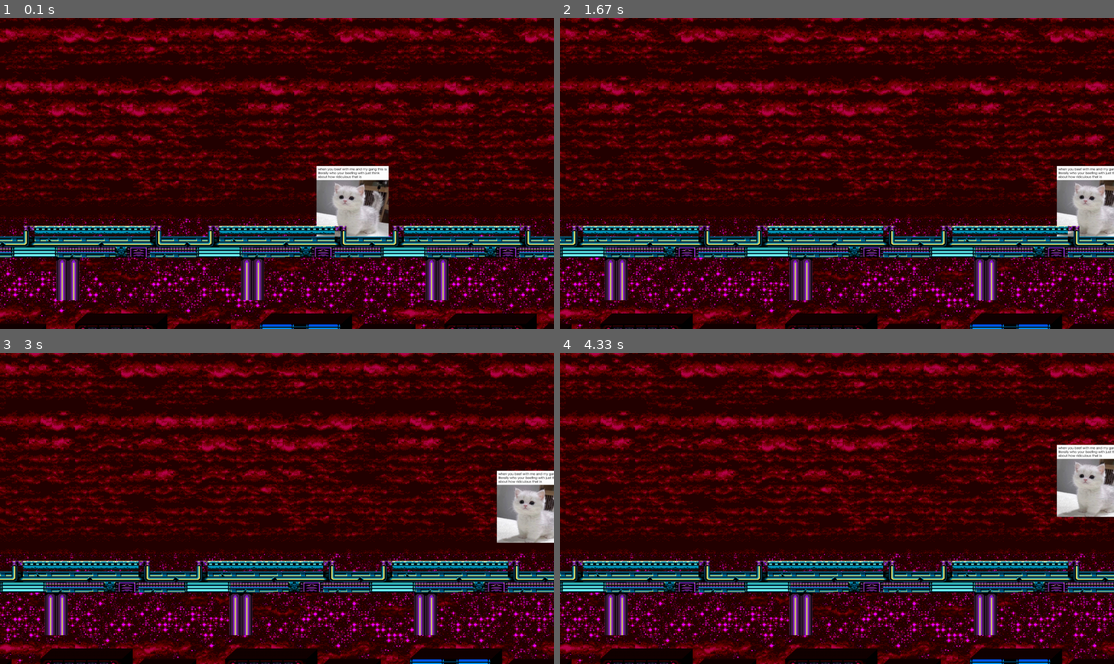
Above: before the commit, frames 1-4 (two rows, left to right).
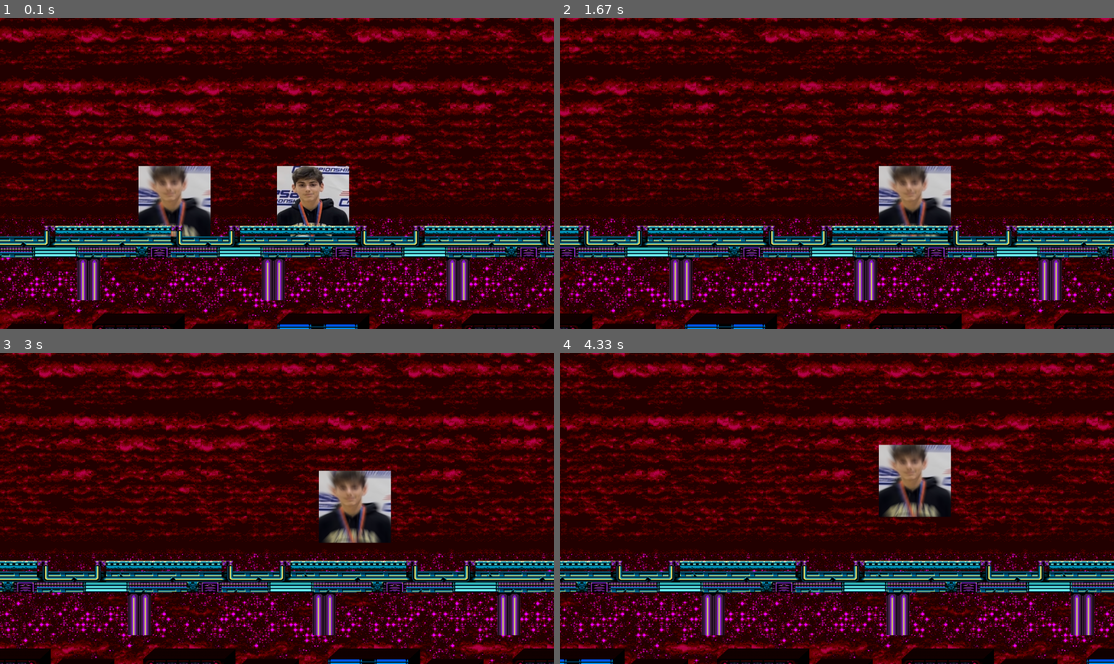
Above: after the commit, the same moments.

Repository: staten-island-tech/oop-adventures-j-a-m-squad
Game: pygame game, started from Stardust Speedway Zone.py
Two runs of this game, one before a commit and one after it. Both use one fixed random seed, a clock stepped at 60 frames per second and the inputs below.
Inputs:
- Up to frame 1 (0.1 s): no input
- Up to frame 2 (1.67 s): hold D 0.33-0.8 s; hold Right 0.33-0.8 s; hold A 0.83-1.3 s; hold Right 0.83-1.3 s; tap Space at 0.9, 1.2, 1.4 s; hold Right from 1.33 s (still down)
- Up to frame 3 (3 s): tap Space at 1.7, 1.9, 2.2, 2.4, 2.7, 2.97 s; release Right at 1.8 s; hold Right 1.83-2.3 s; hold Left 2.33-2.87 s; hold Left from 2.9 s (still down)
- Up to frame 4 (4.33 s): tap Space at 3.27, 3.4, 3.7, 4.07 s; release Left at 3.3 s; hold Right 3.33-3.97 s; hold Left from 4 s (still down)

The runs differ from the first frame. In frame 1, 48% of the frame differs, in the area x 0-100%, y 0-100%; in frame 2, 51%; in frame 3, 51%; in frame 4, 50%.

Commit message:
SEGASONIC CD 2011

Diff:
--- a/Stardust Speedway Zone.py
+++ b/Stardust Speedway Zone.py
@@ -1,6 +1,7 @@
 #Setup Python
 import pygame
 import math
+import time
 from pygame.locals import *
 #Start Pygame
 pygame.init()
@@ -13,16 +14,20 @@
 running = True
 dead = False
 dt = 0
-#Setup the players position on the screen
-player_pos = pygame.Vector2(screen.get_width() / 1.75, screen.get_height() / 2.1)
+timer = 21
+#Setup the players and enemys position on the screen
+player_pos = pygame.Vector2(screen.get_width() / 2, screen.get_height() / 2.1)
+player2_pos = pygame.Vector2(screen.get_width()/ 4, screen.get_height() / 2.1)
 #Load and play music
-pygame.mixer.music.load("assets\music\Stardust Speedway.ogg")
+pygame.mixer.music.load("assets\music\Stardust Speedway Bad Future.ogg")
 pygame.mixer.music.play(-1)
 #Load Sound Effects
 sonicJump = pygame.mixer.Sound("assets\sounds\sonicJump.ogg")
 sonicJumpWacky = pygame.mixer.Sound("assets\sounds\I'm outta here.ogg")
-#Loads the Player
-player = pygame.transform.scale(pygame.image.load("assets\images\characters\egghead.jpeg"), (250,250))
+#Loads the Player and Enemy
+prey = pygame.transform.scale(pygame.image.load("assets\images\characters\Berkovich.jpeg"), (250,250))
+bystander = pygame.transform.scale(pygame.image.load("assets\images\characters\When you outside and smell that ZAZA.png"), (250,250))
+predator = pygame.transform.scale(pygame.image.load("assets\images\characters\egghead.jpeg"), (250,250))
 #Loads our Background and Foreground and scales them to the size of our screen
 bg = pygame.transform.scale(pygame.image.load("assets\images\stages\Stardust Speedway\stardustBg.png").convert(), (SCREEN_WIDTH, SCREEN_HEIGHT))
 fg = pygame.transform.scale(pygame.image.load("assets\images\stages\Stardust Speedway\stardustFloor.png").convert_alpha(), (SCREEN_WIDTH, SCREEN_HEIGHT))
@@ -34,6 +39,8 @@
 #Variabels for scrolling images
 scroll = 0
 tiles = math.ceil(SCREEN_WIDTH  / bg_width) + 2
+#Variables for enemy
+hunting = False
 #Variables for jumping
 boingoing = False
 jumpGravity = 1
@@ -52,20 +59,20 @@
                 pygame.mixer.Sound.play(sonicJump)
             if keys[pygame.K_LSHIFT] and keys[pygame.K_SPACE]:
                 pygame.mixer.Sound.play(sonicJumpWacky)
-
     #Adds our background
     for i in range(tiles):
         #Forces our background to scroll
         screen.blit(bg, (i * bg_width + scroll - bg_width, 0))
     #How fast our Background and Foreground should scroll
     #Change the minus sign to the plus sign to make everything go backwards or vice versa
-    scroll -= 100
+    scroll -= 88
     #Resets Scrolling
     if abs(scroll) > bg_width:
         scroll = 0
-    #Adds our Player
-    screen.blit(player, player_pos)
-    #Add the foreground after the player for layering
+    #Adds our Player, Player 2, and enemy
+    screen.blit(prey, player_pos)
+    screen.blit(bystander, player2_pos)
+    #Add the foreground after the player and enemy for layering
     for i in range(0, tiles):
         screen.blit(fg, (i * bg_width + scroll - bg_width, -100))
     #All the keys our Game uses
@@ -74,11 +81,13 @@
         pygame.quit()
     #Every key below this is keys for movement
     if keys[pygame.K_a]:
-        player_pos.x -= 500 * dt
+        player_pos.x -= 1000 * dt
+        player2_pos.x -= 500 * dt
         if keys[pygame.K_LSHIFT]:
             player_pos.x -= 5000 * dt
     if keys[pygame.K_d]:
-        player_pos.x += 500 * dt
+        player_pos.x += 1000 * dt
+        player2_pos.x += 500 * dt
         if keys[pygame.K_LSHIFT]:
             player_pos.x += 5000 * dt
     #Enables Jumping
@@ -88,16 +97,19 @@
            jump = 60
     #Alternative keys for movement
     if keys[pygame.K_LEFT]:
-        player_pos.x -= 500 * dt
+        player_pos.x -= 1000 * dt
+        player2_pos.x -= 500 * dt
         if keys[pygame.K_LSHIFT]:
             player_pos.x -= 5000 * dt
     if keys[pygame.K_RIGHT]:
-        player_pos.x += 500 * dt
+        player_pos.x += 1000 * dt
+        player2_pos.x += 500 * dt
         if keys[pygame.K_LSHIFT]:
             player_pos.x += 5000 * dt
     #Jump logic handled here
     if boingoing:
         player_pos.y -= jumpVelocity
+        player2_pos.y -= jumpVelocity
         jumpVelocity -= jumpGravity
         if jumpVelocity < -jump:
             boingoing = False
Binary file added: assets/images/characters/When you outside and smell that ZAZA.png
Binary file removed: assets/images/characters/albert.jpeg
